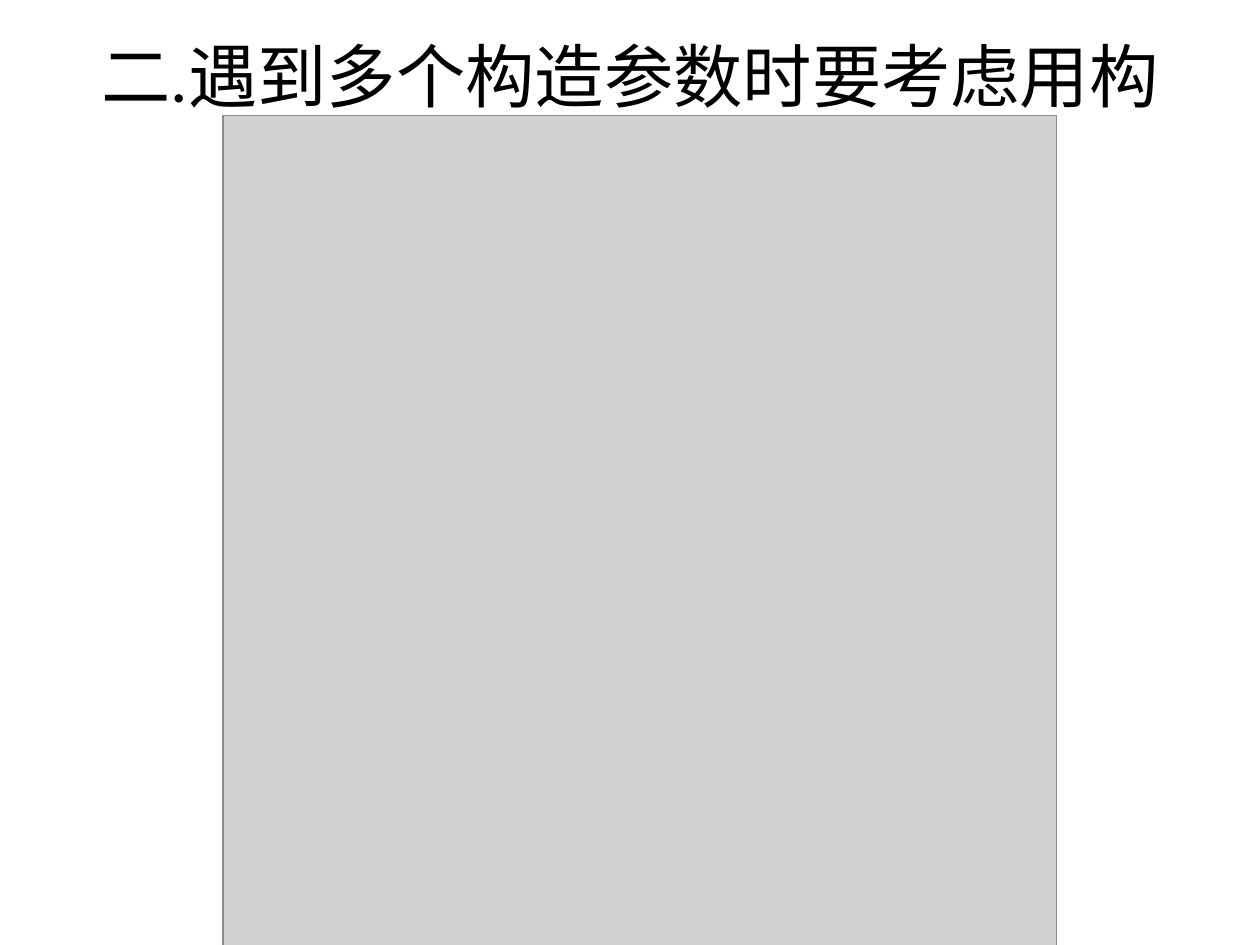
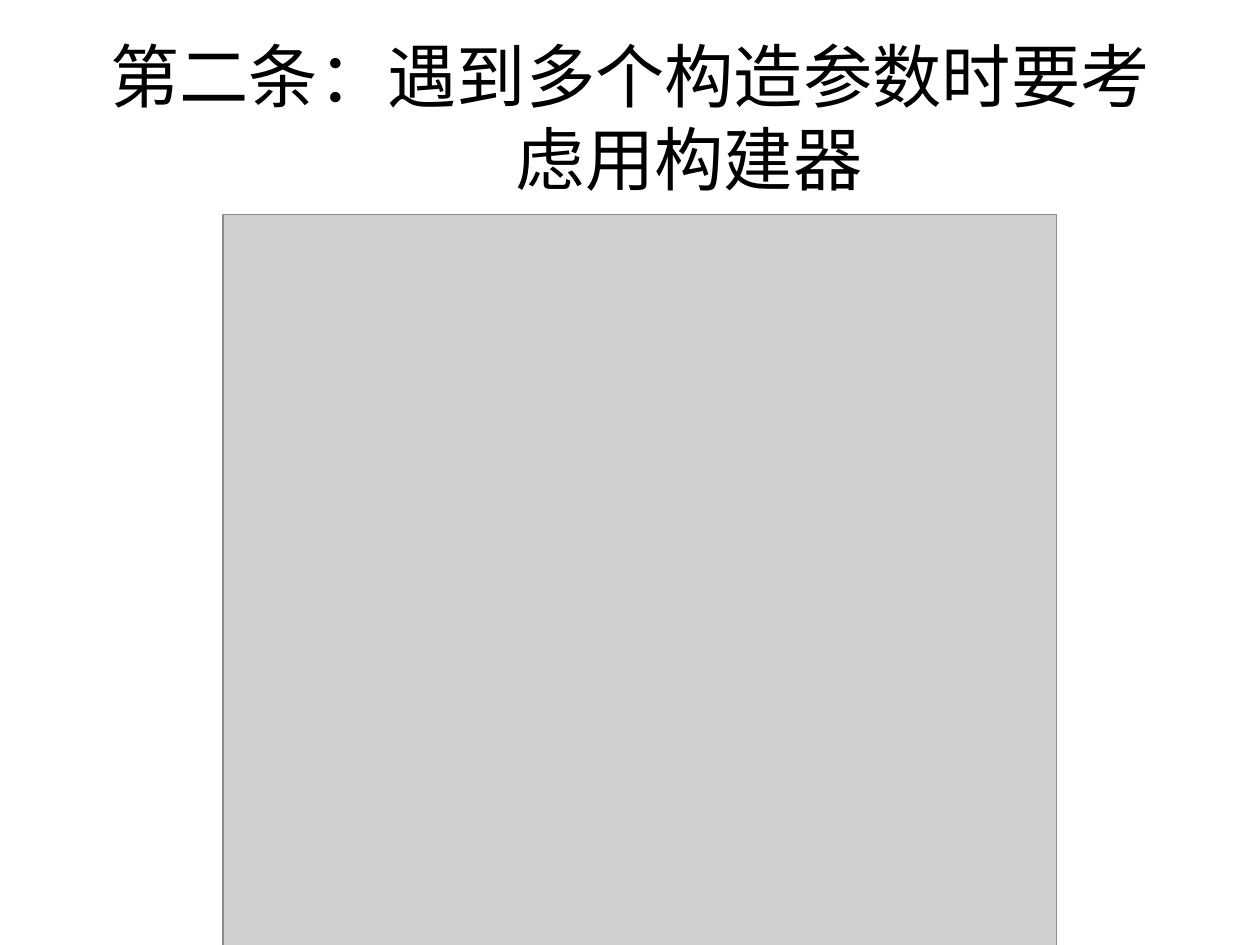
Before and after one commit to li5220008/SSH1, a slide deck: slide 6 of WebRoot/print/effectiveJava学习分享.pptx. Drawn at 1260x945 pixels with LibreOffice and Linux fonts; fonts in the diff are those of the drawing; grey boxes stand for pictures. Boxes give left, top, right and bottom in pixels: in the first picture for what was removed or moved away, otherwise in the second. Text is boxed around its words. In the diff, an @@ line names an element or a change of style, - is before the commit and + after.

```diff
--- a/WebRoot/print/effectiveJava学习分享.pptx
+++ b/WebRoot/print/effectiveJava学习分享.pptx
@@ title at [110,43,1150,191]: text changed @@
-二.遇到多个构造参数时要考虑用构建器
+第二条：遇到多个构造参数时要考虑用构建器
@@ picture: place and size @@
-picture at [223,116,1056,945]
+picture at [223,214,1056,945]
```
Also in this commit, not shown: 2 other slides changed, 9 slides added.
